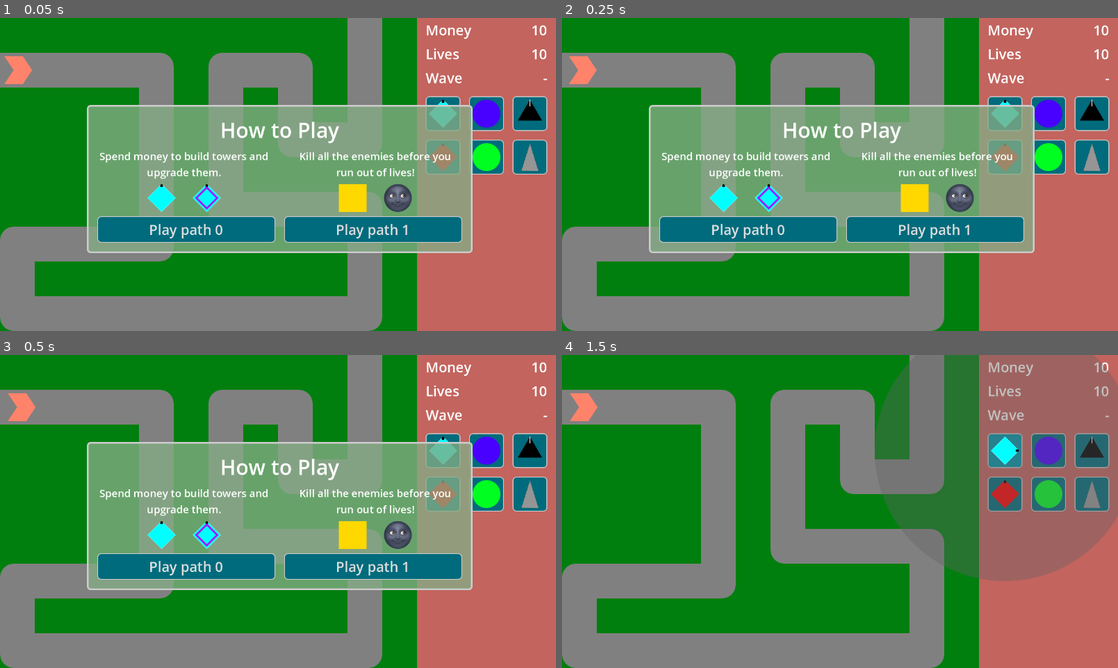
Above: before the commit, frames 1-4 (two rows, left to right).
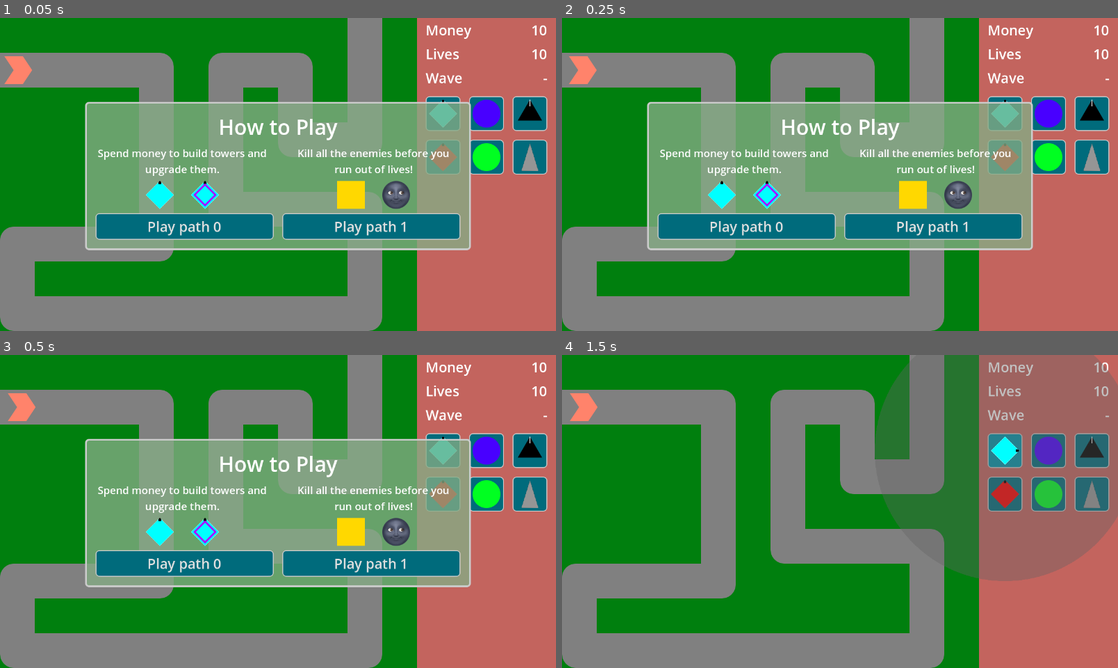
Above: after the commit, the same moments.

Repository: phrasmotica/godot-tower-defence
Game: Godot game, scene res://scenes/game.tscn
The game is run twice, just before and just after one commit, with the same random seed, the same clock (stepped at 60 frames per second) and the same inputs.
Inputs (mouse positions are in pixels of both pictures, inside the frame that each line leads up to):
- Up to frame 1 (0.05 s): no input
- Up to frame 2 (0.25 s): no input
- Up to frame 3 (0.5 s): no input
- Up to frame 4 (1.5 s): click "Play path 0" at 0.5 s; click (1006, 452) at 1.25 s

The runs differ from the first frame. In frame 1, 8.1% of the frame differs, in the area x 15-85%, y 26-76%; in frame 2, 8.1%; in frame 3, 8.1%; in frame 4, nothing differs.

Commit message:
Ensure start game and game over modals are anchored to the centre of the screen

Diff:
--- a/scenes/game.tscn
+++ b/scenes/game.tscn
@@ -78,18 +78,32 @@
 [node name="StartGame" parent="OverlayCanvas" instance=ExtResource("9_sjprc")]
 visible = false
 z_index = 1000
-offset_left = 200.0
-offset_top = 200.0
-offset_right = 200.0
-offset_bottom = 200.0
+anchors_preset = 8
+anchor_left = 0.5
+anchor_top = 0.5
+anchor_right = 0.5
+anchor_bottom = 0.5
+offset_left = -444.0
+offset_top = -167.0
+offset_right = 444.0
+offset_bottom = 167.0
+grow_horizontal = 2
+grow_vertical = 2
 
 [node name="GameOver" parent="OverlayCanvas" instance=ExtResource("9_2ng1j")]
 visible = false
 z_index = 1000
-offset_left = 360.0
-offset_top = 260.0
-offset_right = 360.0
-offset_bottom = 260.0
+anchors_preset = 8
+anchor_left = 0.5
+anchor_top = 0.5
+anchor_right = 0.5
+anchor_bottom = 0.5
+offset_left = -274.0
+offset_top = -112.0
+offset_right = 274.0
+offset_bottom = 112.0
+grow_horizontal = 2
+grow_vertical = 2
 
 [connection signal="money_changed" from="Managers/BankManager" to="GameUI" method="_on_bank_manager_money_changed"]
 [connection signal="lives_changed" from="Managers/LivesManager" to="GameUI" method="_on_lives_manager_lives_changed"]
--- a/scenes/ui/game_over.tscn
+++ b/scenes/ui/game_over.tscn
@@ -6,6 +6,8 @@
 [node name="GameOver" type="Control"]
 layout_mode = 3
 anchors_preset = 0
+offset_right = 548.0
+offset_bottom = 224.0
 theme = ExtResource("2_o0clg")
 script = ExtResource("1_7ke0v")
 
--- a/scenes/ui/start_game.tscn
+++ b/scenes/ui/start_game.tscn
@@ -10,6 +10,8 @@
 [node name="StartGame" type="Control"]
 layout_mode = 3
 anchors_preset = 0
+offset_right = 888.0
+offset_bottom = 334.0
 theme = ExtResource("5_8fbss")
 script = ExtResource("1_1nknf")
 
